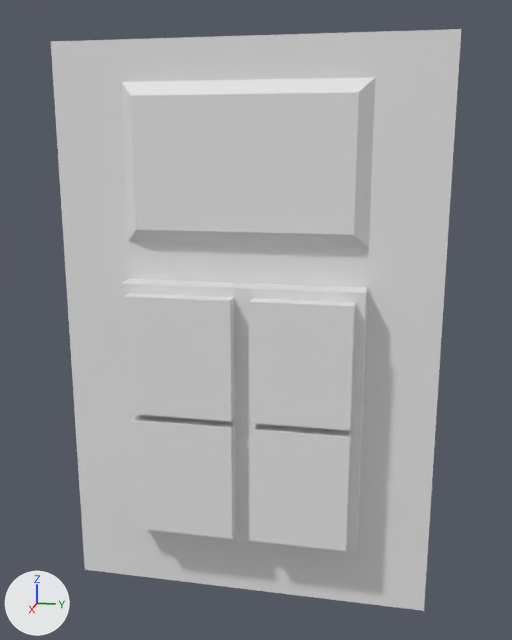
Two versions of the FBX model LD40/Assets/Meshes/budynki/B3_wall_window_small.FBX, one commit apart.
One viewpoint serves both versions: a camera (50 mm lens) standing at (-8.57, -11.24, 5.49) and looking at (-12.04, -11.93, 4.62). Lighting does not change. The marker at lower left points along +X, +Y and +Z. Where no turn or scale is listed for an object, it has been applied to the vertices.

The first picture shows 'B3_wall_window001'.
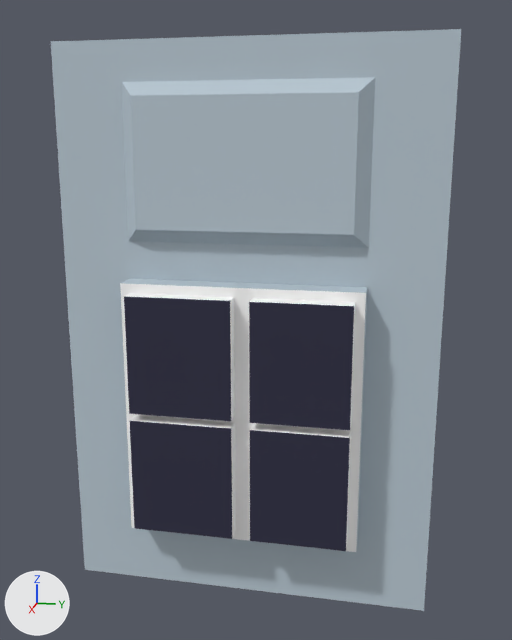
Pixel boxes [x1, y1, x2, y2] of what changed, in the pictures (512 x 640 px):
part 1 of me_mesh, recoloured: [51, 29, 461, 611] in both
part 2 of me_mesh, recoloured (grey to blue): [124, 296, 354, 551] in both
part 3 of me_mesh, recoloured (grey to white): [120, 283, 366, 552] in both

The change in detail:
Material 'scianaB3_1' (mat_scianab3_1) is new.
Its base color is (0.494, 0.588, 0.659) (light grey #bbcad4).
Its roughness is 0.859.
Material 'okno' (mat_okno) is new.
Its base color is (0.0235, 0.0235, 0.0549) (dark blue #2a2a42).
Its roughness is 0.859.
Material 'ramy_b3_3' (mat_ramy_b3_3) is new.
Its base color is (1.0, 1.0, 1.0) (white #ffffff).
Its roughness is 0.859.
me_mesh has 88 vertices, 76 faces and spans x -0.11..0.11, y -2.0..0.0, z 0.0..3.0.
me_mesh is used by ob_b3_wall_window001; location (-12.0, -11.0, 3.0).
me_mesh part 1: all 38 faces centred in x -0.11..-0.04, y -1.82..-0.19, z 0.2..2.9 switch from no material to mat_scianab3_1 (light grey #bbcad4).
me_mesh part 2: all 4 faces centred in x 0.11, y -1.3..-0.68, z 0.76..1.43 switch from no material to mat_okno (dark blue #2a2a42).
me_mesh part 3: all 34 faces centred in x 0.03..0.07, y -1.61..-0.4, z 0.42..1.77 switch from no material to mat_ramy_b3_3 (white #ffffff).
